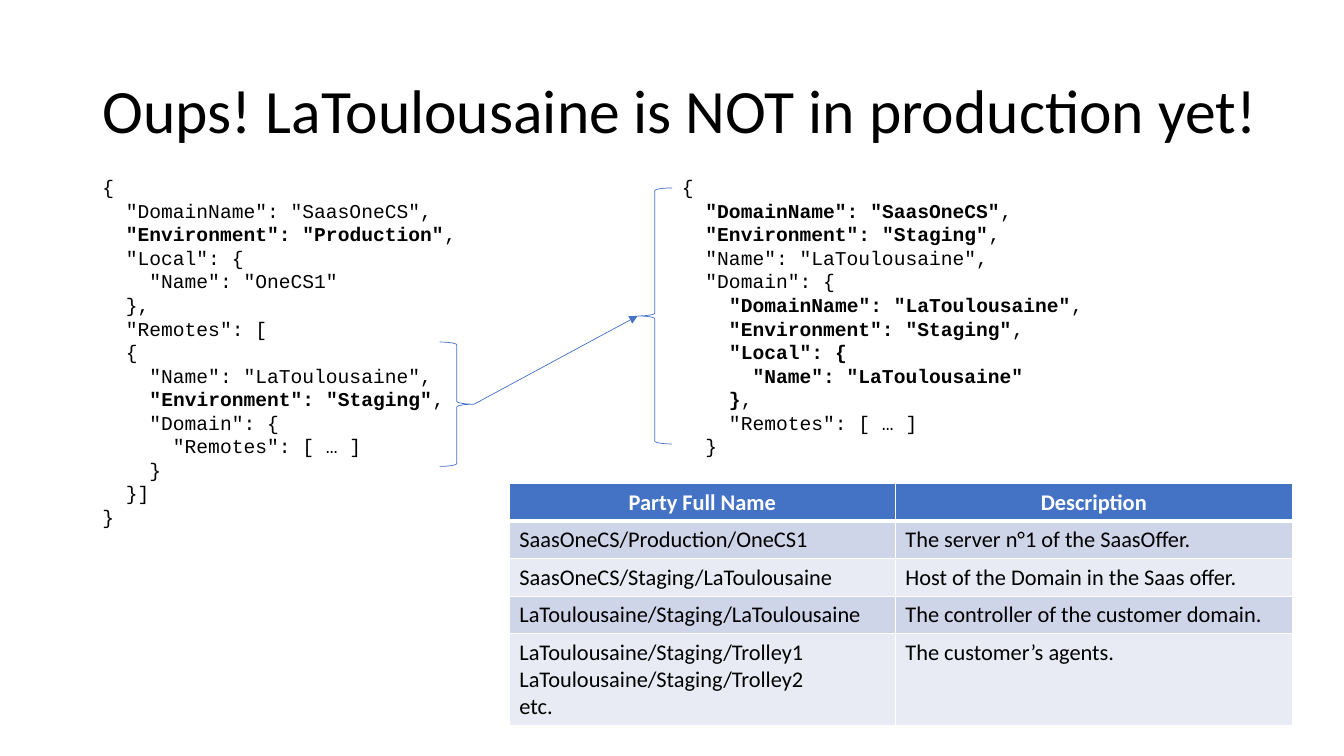
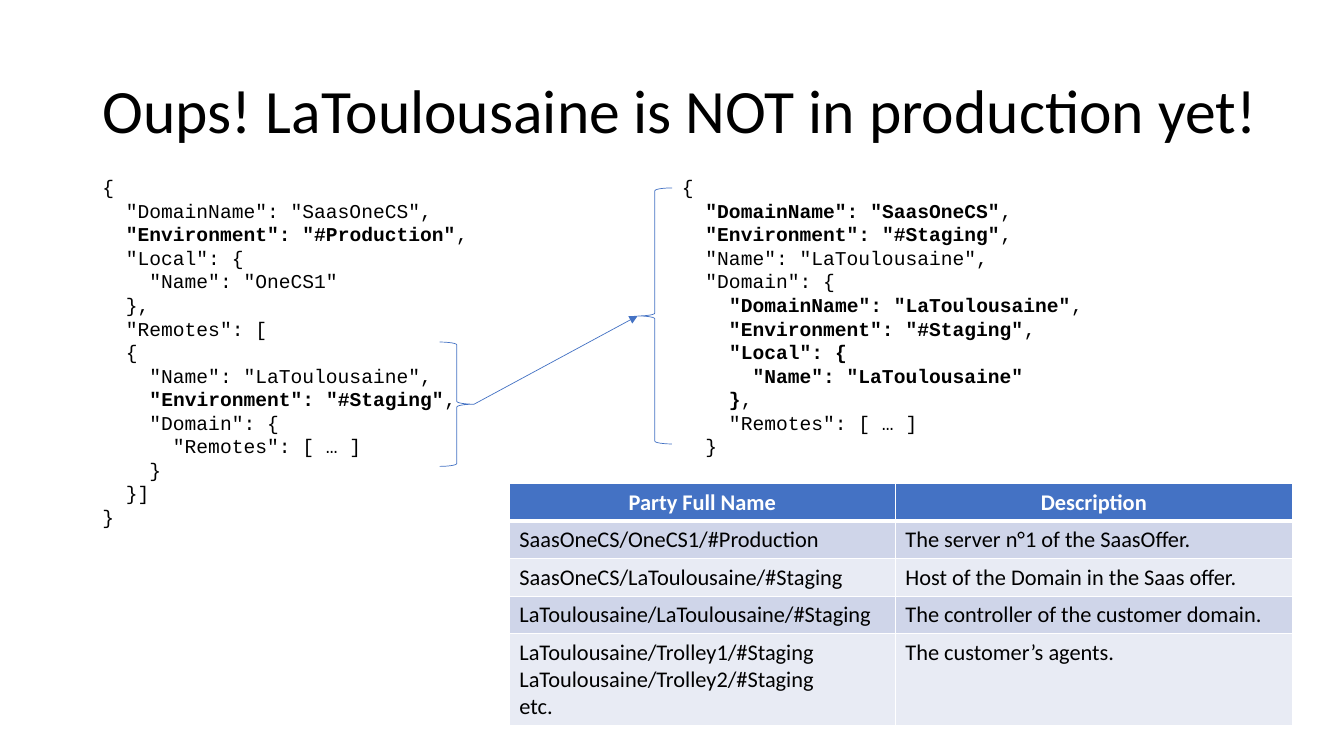
Before and after one commit to signature-opensource/CK-AppIdentity-Transport, a slide deck: slide 13 of Doc/CK-AppIdentity.pptx. Drawn at 1344x756 pixels with LibreOffice and Linux fonts; fonts in the diff are those of the drawing. Boxes give left, top, right and bottom in pixels: in the first picture for what was removed or moved away, otherwise in the second. Text is boxed around its words. In the diff, an @@ line names an element or a change of style, - is before the commit and + after.

```diff
--- a/Doc/CK-AppIdentity.pptx
+++ b/Doc/CK-AppIdentity.pptx
@@ text at (705, 204, 1012, 245): text changed @@
-{
-"DomainName": "SaasOneCS",
-"Environment": "Staging",
+{
+"DomainName": "SaasOneCS",
+"Environment": "#Staging",
@@ text at (126, 228, 467, 245): text changed @@
-"Environment": "Production",
+"Environment": "#Production",
@@ text at (729, 322, 1036, 340): text changed @@
-"Environment": "Staging",
+"Environment": "#Staging",
@@ text at (149, 392, 456, 410): text changed @@
-"Environment": "Staging",
+"Environment": "#Staging",
@@ table at (509, 484, 1293, 723) @@
-row 2, column 1: SaasOneCS/Production/OneCS1
+row 2, column 1: SaasOneCS/OneCS1/#Production
-row 3, column 1: SaasOneCS/Staging/LaToulousaine
+row 3, column 1: SaasOneCS/LaToulousaine/#Staging
-row 4, column 1: LaToulousaine/Staging/LaToulousaine
+row 4, column 1: LaToulousaine/LaToulousaine/#Staging
-row 5, column 1: LaToulousaine/Staging/Trolley1 LaToulousaine/Staging/Trolley2 etc.
+row 5, column 1: LaToulousaine/Trolley1/#Staging LaToulousaine/Trolley2/#Staging etc.
```
Also in this commit, not shown: 13 other slides changed, 2 slides added, 19 other files.
